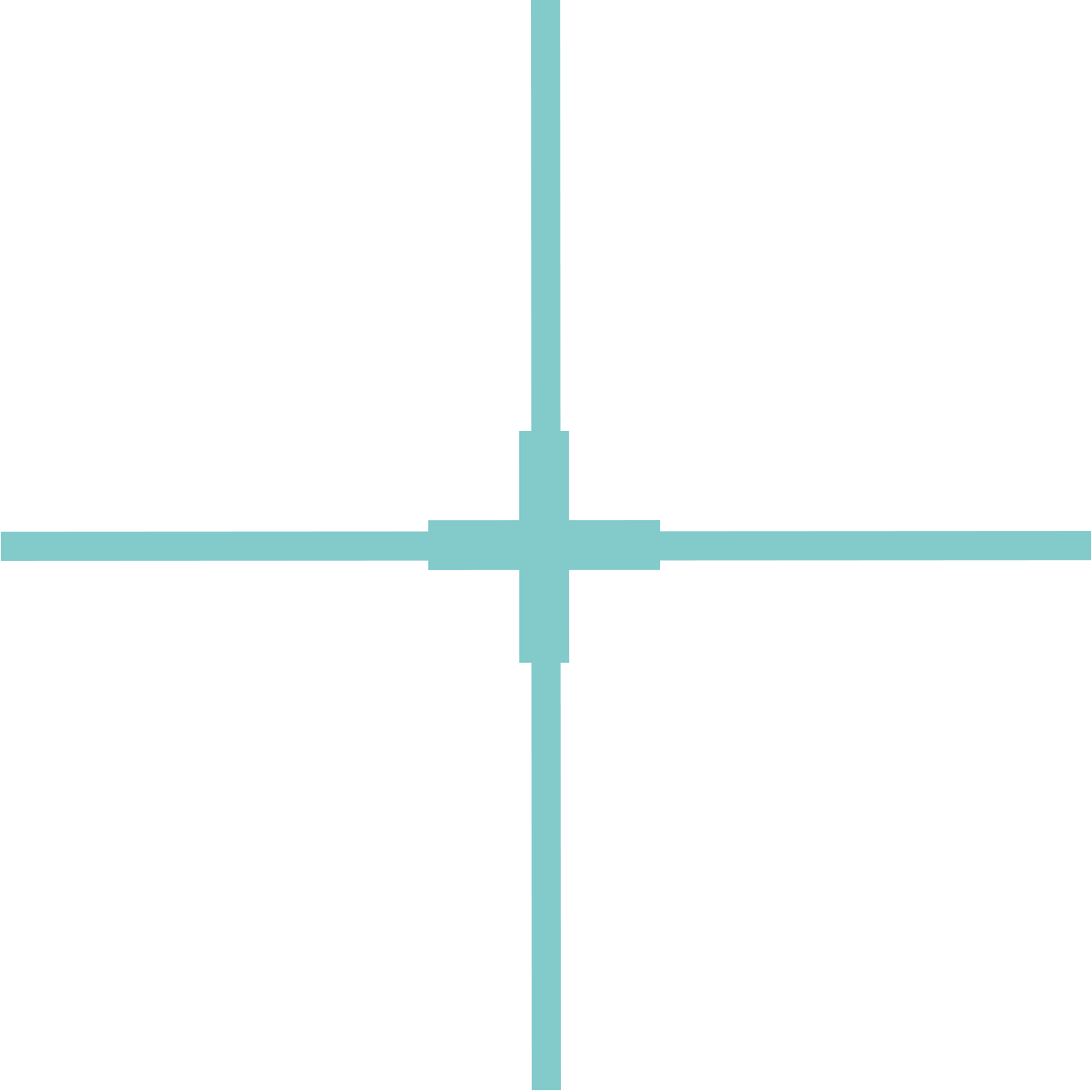
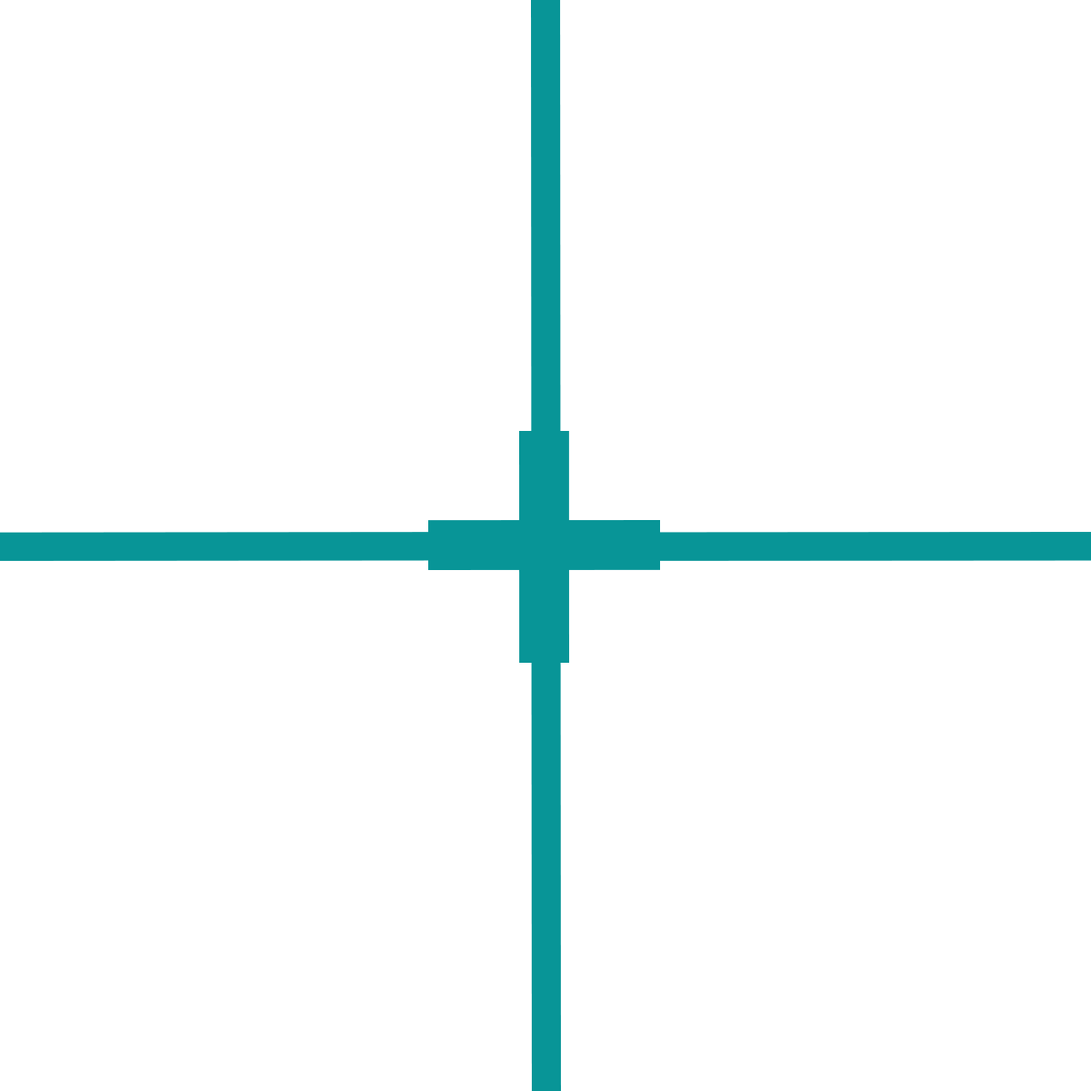
Revision of a layered 1091 x 1091 image; what changed, layer by layer:
"Grid": opacity 50% → 100% over [0, 0, 1091, 1091]
added layer "left" in group "Grid" over [0, 532, 565, 562]
renamed "Line 1 copy" to "right", painted on it over [0, 531, 1091, 562]
renamed "Line 1" to "vertical", painted on it over [531, 0, 562, 1091]
